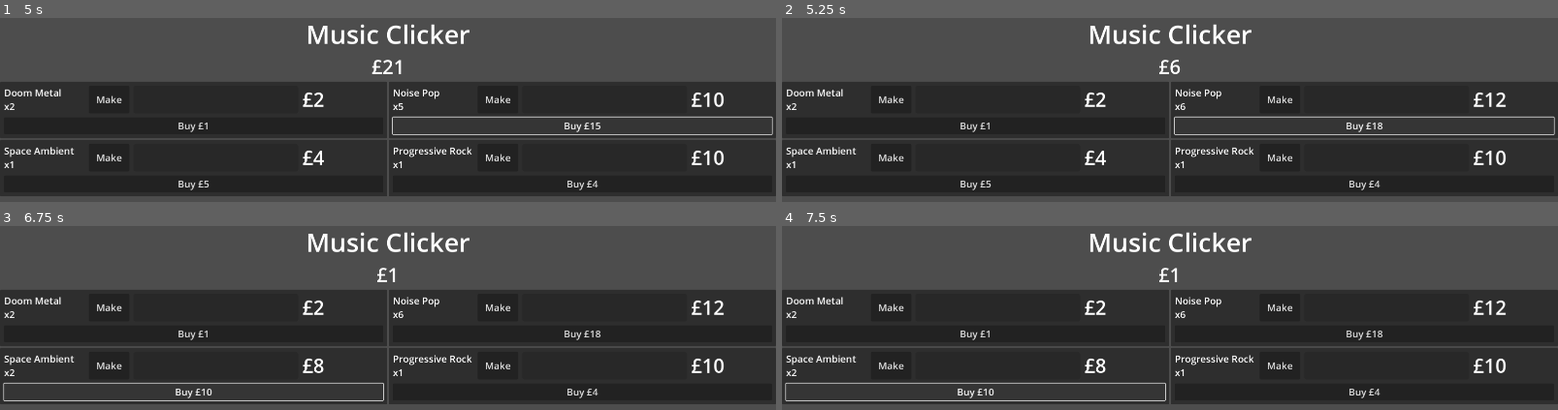
Above: before the commit, frames 1-4 (two rows, left to right).
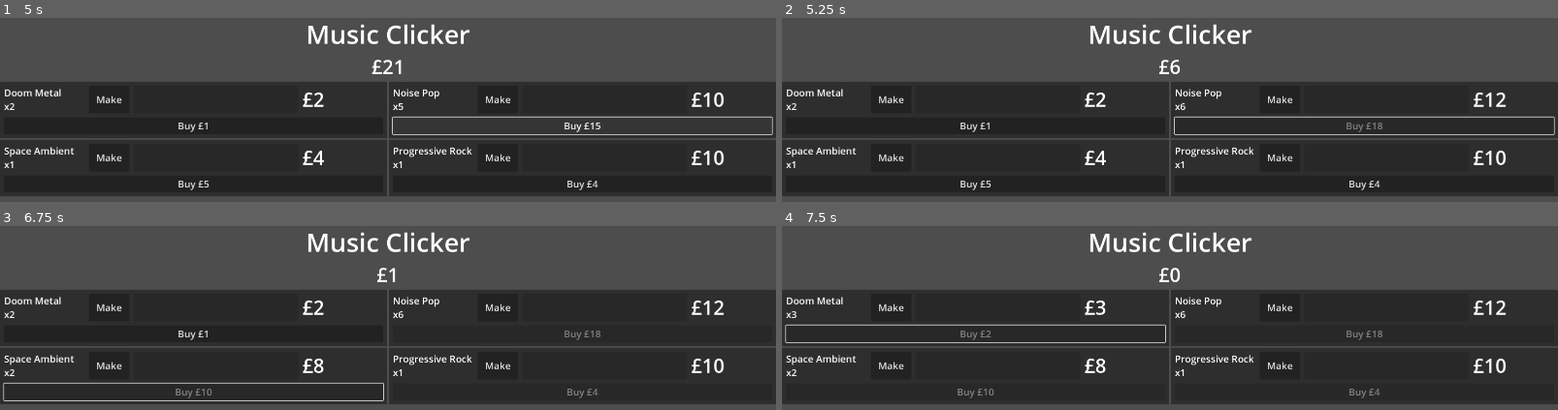
Above: after the commit, the same moments.

Repository: phrasmotica/music-clicker
Game: Godot game, scene res://game.tscn
Two runs of this game, one before a commit and one after it. Both use one fixed random seed, a clock stepped at 60 frames per second and the inputs below.
Inputs (mouse positions are in pixels of both pictures, inside the frame that each line leads up to):
- Up to frame 1 (5 s): click "Make" at 0.5 s; click "Buy £1" at 1.25 s; click "Buy £3" at 2 s; click "Buy £6" at 2.75 s; click "Buy £9" at 3.5 s; click "Buy £12" at 4.25 s
- Up to frame 2 (5.25 s): click "Buy £15" at 5 s
- Up to frame 3 (6.75 s): click (582, 334) at 5.75 s, where only the run before the commit has a clickable "Buy £18"; click "Buy £5" at 6.5 s
- Up to frame 4 (7.5 s): click "Buy £10" (after the commit: "Buy £1") at 7.25 s

Frame 1 is identical in both runs. In frame 2, 0.1% of the frame differs, in the area x 72-78%, y 56-63%; in frame 3, 0.2%; in frame 4, 1.8%, in the area x 0-78%, y 22-96%.

Commit message:
Disable product meter buy buttons if we can't afford the product

Diff:
--- a/game.tscn
+++ b/game.tscn
@@ -74,6 +74,7 @@
 cost_curve = 2
 
 [connection signal="product_bought" from="ScoreManager" to="ProductRouter" method="_on_score_manager_product_bought"]
+[connection signal="score_changed" from="ScoreManager" to="ProductRouter" method="_on_score_manager_score_changed"]
 [connection signal="score_changed" from="ScoreManager" to="UIManager" method="_on_score_manager_score_changed"]
 [connection signal="buy_product" from="ProductRouter" to="ScoreManager" method="_on_product_router_buy_product"]
 [connection signal="made_product" from="ProductRouter" to="ScoreManager" method="_on_product_router_made_product"]
--- a/scripts/product_meter.gd
+++ b/scripts/product_meter.gd
@@ -121,6 +121,10 @@
 		var c := get_cost()
 		buy_button.text = "Buy £" + str(c)
 
+func refresh_buttons(score: int):
+	if buy_button:
+		buy_button.disabled = score < get_cost()
+
 func _on_buy_button_pressed() -> void:
 	print("Buying a product...")
 
--- a/scripts/product_router.gd
+++ b/scripts/product_router.gd
@@ -35,3 +35,7 @@
 	for pm in product_meters:
 		var amount := get_amount(pm.product.id)
 		pm.set_amount(amount)
+
+func _on_score_manager_score_changed(score: int) -> void:
+	for pm in product_meters:
+		pm.refresh_buttons(score)
